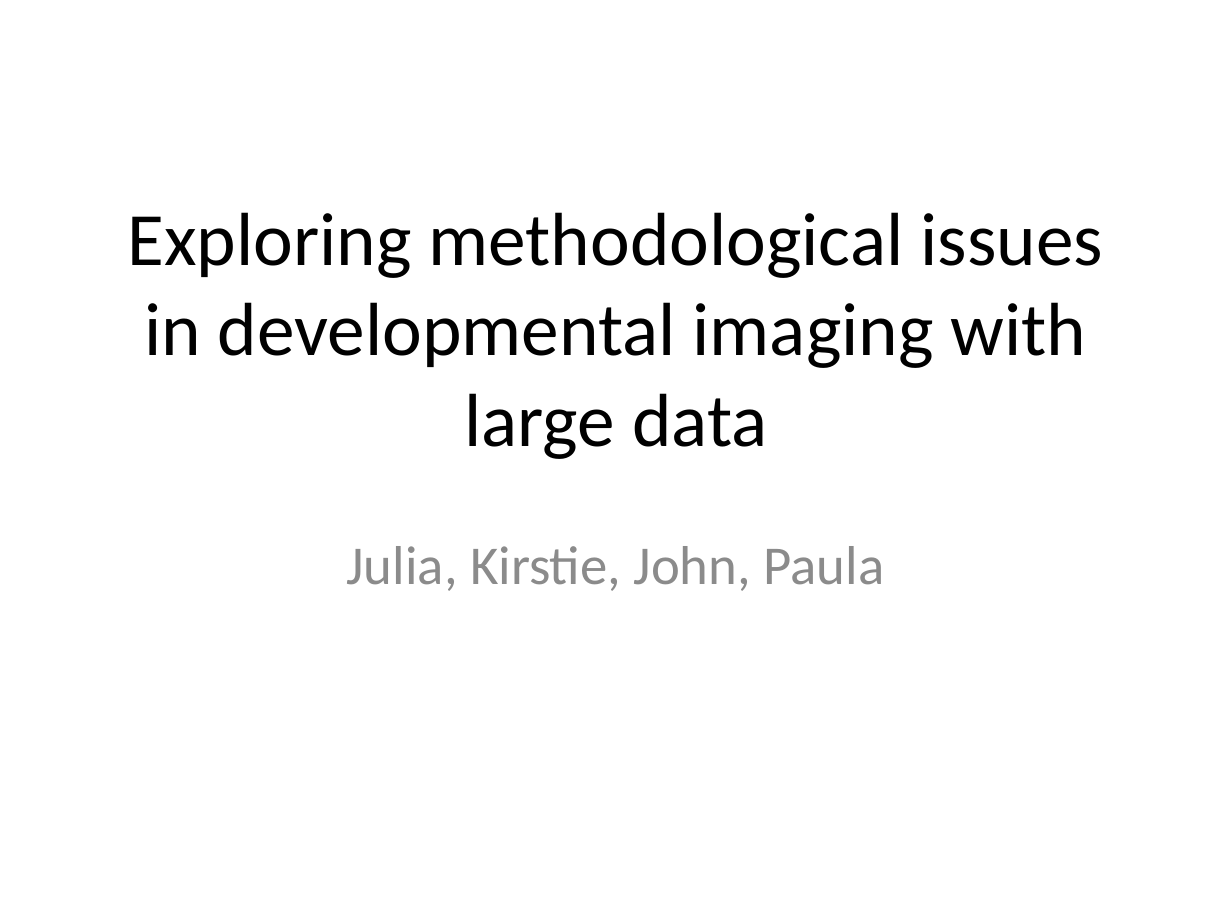
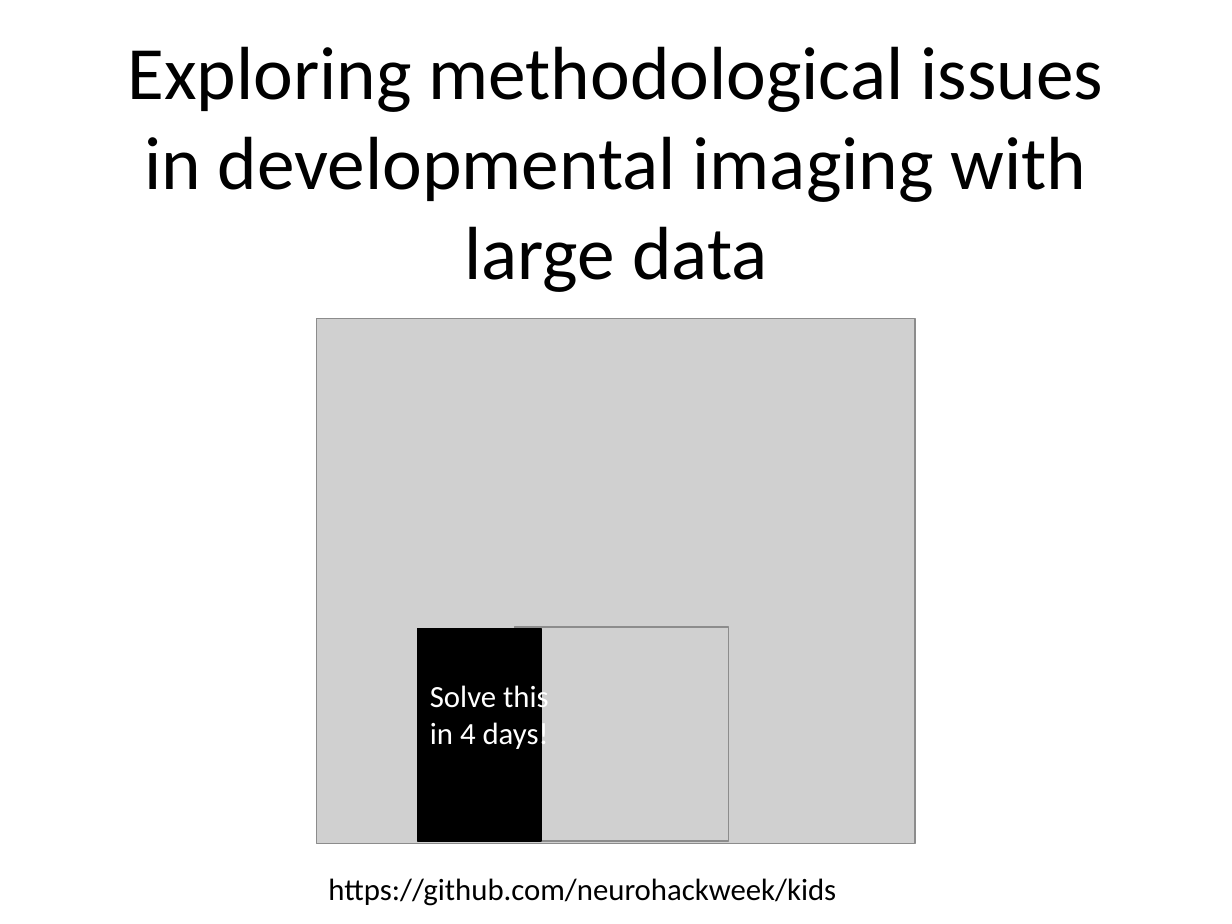
Before and after one commit to neurohackweek/kids, a slide deck: slide 1 of dev methodological issue.pptx. Drawn at 1232x924 pixels with LibreOffice and Linux fonts; fonts in the diff are those of the drawing; grey boxes stand for pictures. Boxes give left, top, right and bottom in pixels: in the first picture for what was removed or moved away, otherwise in the second. Text is boxed around its words. In the diff, an @@ line names an element or a change of style, - is before the commit and + after.

Commit message:
Final version

```diff
--- a/dev methodological issue.pptx
+++ b/dev methodological issue.pptx
@@ title "Exploring methodological issues in developmental ...": place and size @@
-title "Exploring methodological issues in developmental ..." at (127,212,1102,459)
+title "Exploring methodological issues in developmental ..." at (127,46,1102,292)
@@ picture added at (317,319,915,844) @@
@@ subtitle removed at (347,546,885,591) @@
-Julia, Kirstie, John, Paula
@@ rectangle added at (418,628,541,840), fill #000000, outline #000000 0.75 pt @@
@@ picture added at (514,627,728,841) @@
@@ text added at (430,681,549,752), 18 pt, text #FFFFFF @@
+Solve this in 4 days!
@@ text added at (328,878,836,906), 18 pt, text #000000 @@
+https://github.com/neurohackweek/kids
```
Also in this commit, not shown: 2 slides added.
